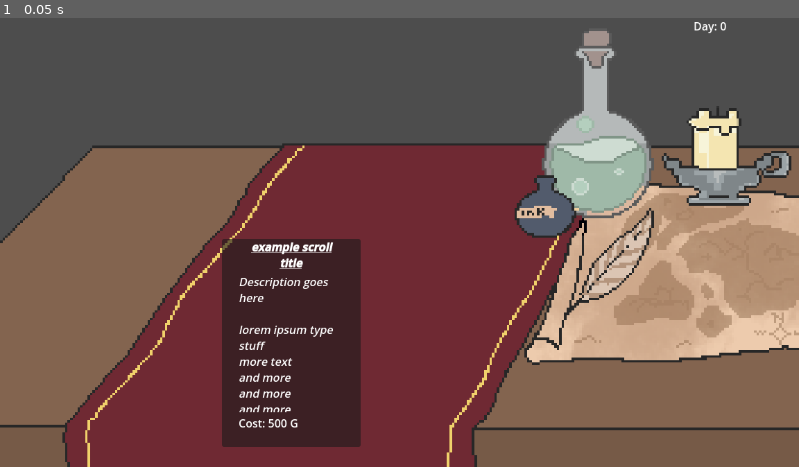
Above: before the commit, frame 1.
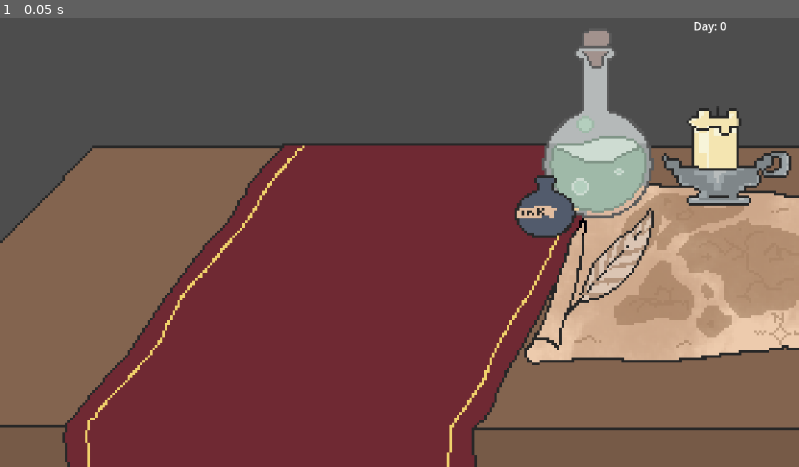
Above: after the commit, the same moment.

Repository: ellarekow/PSWGameJam
Game: Godot game, scene res://Scenes/game.tscn
Same seed, same stepped clock (60 frames per second), same inputs: the game is played once before the commit and once after it.
Inputs:
- Up to frame 1 (0.05 s): no input

The runs differ from the first frame. In frame 1, 8.0% of the frame differs, in the area x 27-46%, y 49-96%.

Commit message:
Removed scroll from game scene

Diff:
--- a/game/Scenes/game.tscn
+++ b/game/Scenes/game.tscn
@@ -1,9 +1,8 @@
-[gd_scene load_steps=5 format=3 uid="uid://bk0b86vg30kw8"]
+[gd_scene load_steps=4 format=3 uid="uid://bk0b86vg30kw8"]
 
 [ext_resource type="PackedScene" uid="uid://dqqktfusong5s" path="res://Scenes/day_counter_gui.tscn" id="1_wov1i"]
 [ext_resource type="Script" path="res://Scripts/day_counter_gui.gd" id="2_ibqg5"]
 [ext_resource type="Texture2D" uid="uid://dq3m4hgstkyu5" path="res://assets/Desk.png" id="3_lq53e"]
-[ext_resource type="PackedScene" uid="uid://cx2rdkuytwmpb" path="res://Scenes/Scroll.tscn" id="4_vyhdh"]
 
 [node name="Game" type="Node2D"]
 
@@ -17,9 +16,3 @@
 position = Vector2(0, 105)
 scale = Vector2(3.59833, 3.59833)
 texture = ExtResource("3_lq53e")
-
-[node name="Scroll" parent="." instance=ExtResource("4_vyhdh")]
-offset_left = -256.0
-offset_top = -5.0
-offset_right = -256.0
-offset_bottom = -5.0
